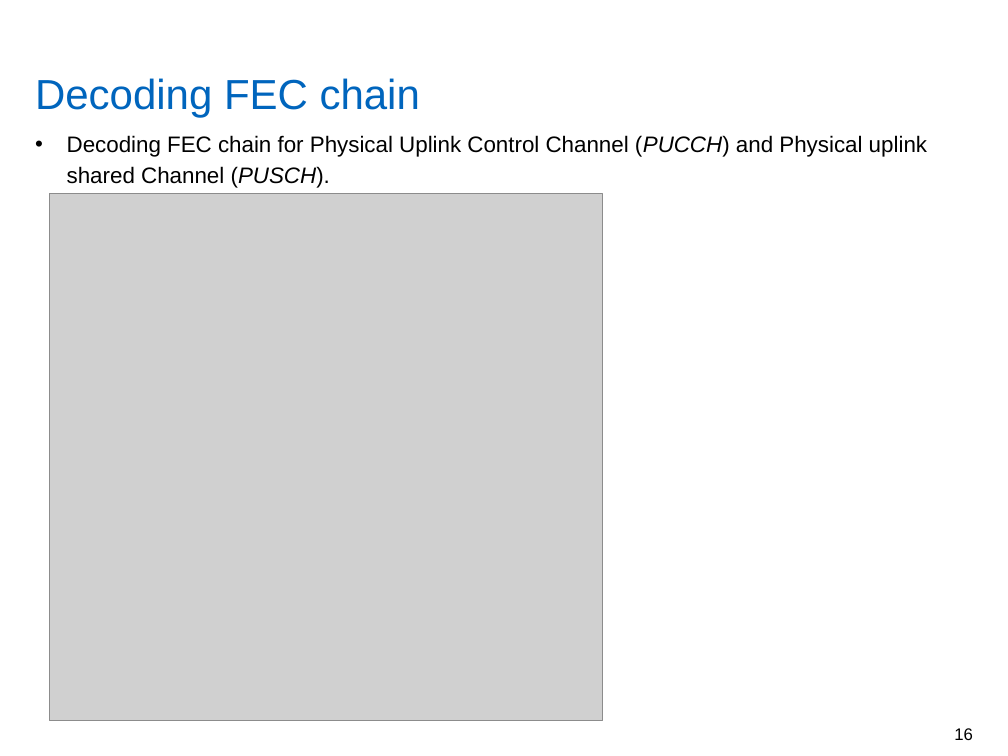
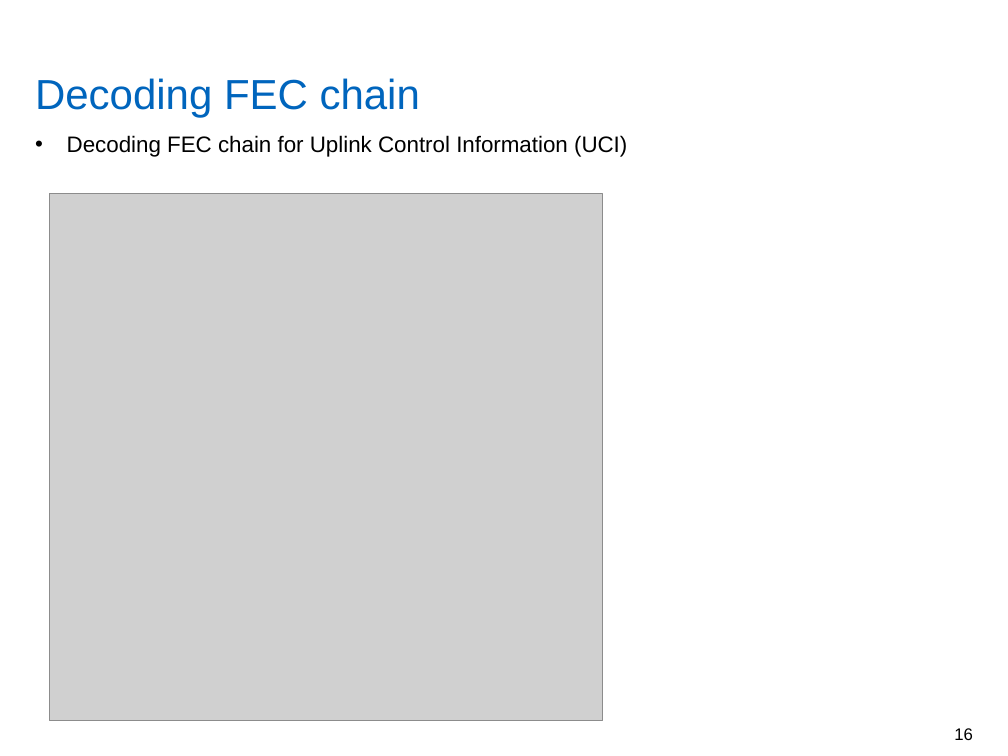
Before and after one commit to yadhu1961/thesis_5GPolorCodes, a slide deck: slide 16 of final_presentation/finalPpt1.4.pptx. Drawn at 1008x756 pixels with LibreOffice and Linux fonts; fonts in the diff are those of the drawing; grey boxes stand for pictures; background and template pictures are left out. Boxes give left, top, right and bottom in pixels: in the first picture for what was removed or moved away, otherwise in the second. Text is boxed around its words. In the diff, an @@ line names an element or a change of style, - is before the commit and + after.

```diff
--- a/final_presentation/finalPpt1.4.pptx
+++ b/final_presentation/finalPpt1.4.pptx
@@ text at bbox=[67, 135, 627, 157]: text changed @@
-• Decoding FEC chain for Physical Uplink Control Channel (PUCCH) and Physical uplink shared Channel (PUSCH).
+• Decoding FEC chain for Uplink Control Information (UCI)
```
Also in this commit, not shown: 1 other slide changed, 8 other files.
